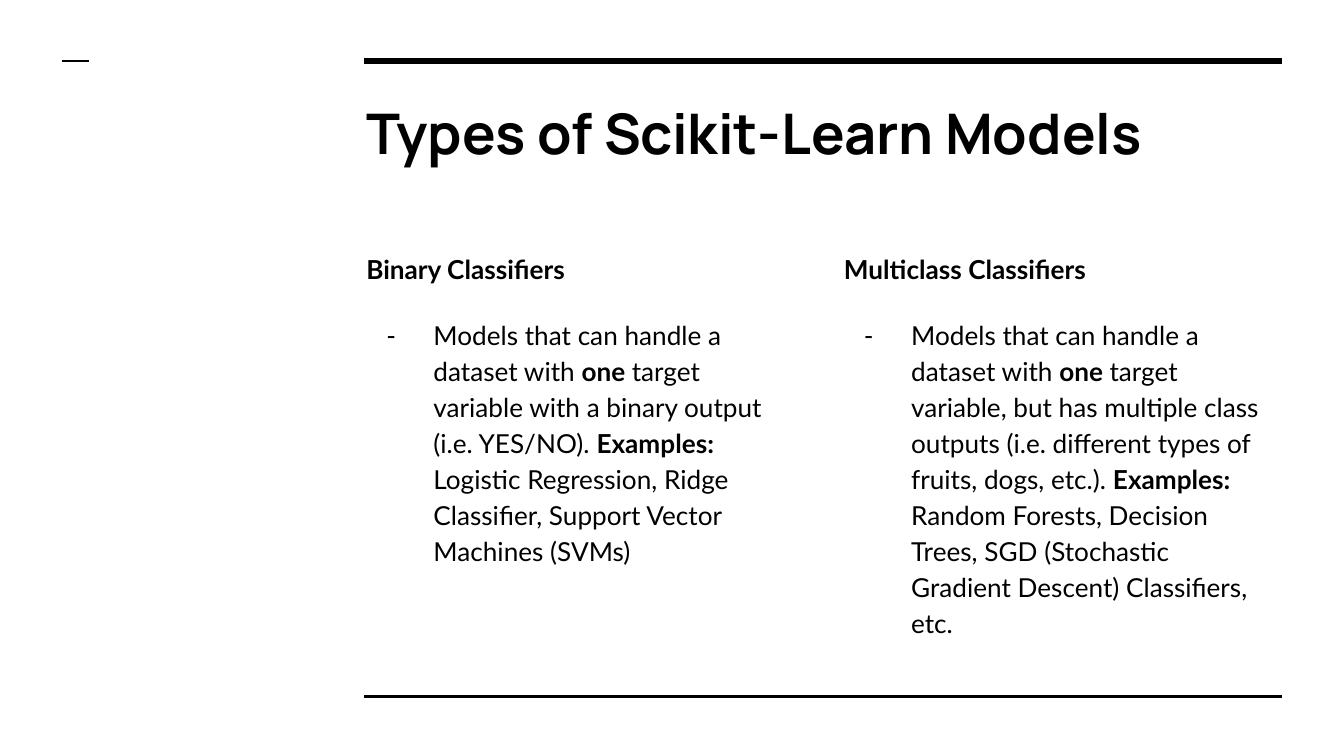
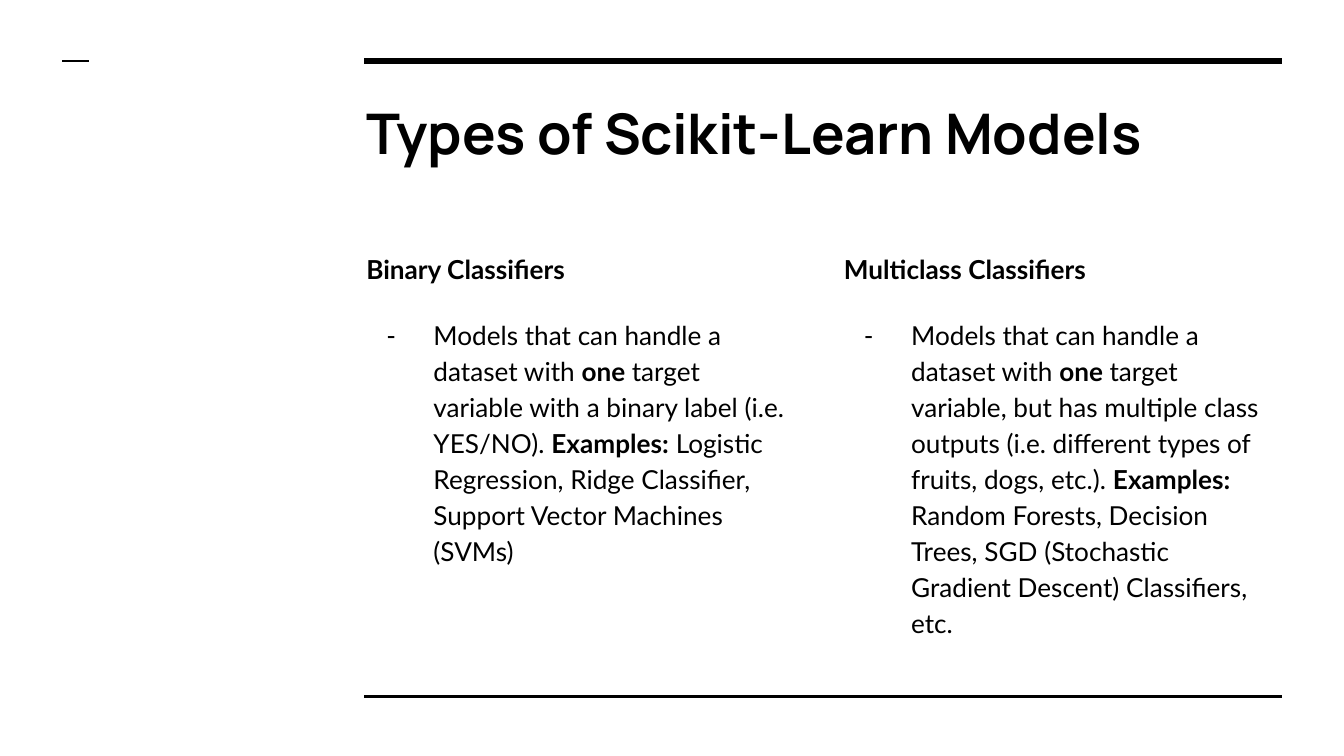
Before and after one commit to jfrank94/GDI_Sklearn_Lab, a slide deck: slide 13 of Intro to Scikit-Learn.pptx (slide 12 before the commit). Drawn at 1344x756 pixels with LibreOffice and Linux fonts; fonts in the diff are those of the drawing. Boxes give left, top, right and bottom in pixels: in the first picture for what was removed or moved away, otherwise in the second. Text is boxed around its words. In the diff, an @@ line names an element or a change of style, - is before the commit and + after.

```diff
--- a/Intro to Scikit-Learn.pptx
+++ b/Intro to Scikit-Learn.pptx
@@ text at (x1=433, y1=325, x2=784, y2=565): text changed @@
-– Models that can handle a dataset with one target variable with a binary output (i.e. YES/NO). Examples: Logistic Regression, Ridge Classifier, Support Vector Machines (SVMs)
+– Models that can handle a dataset with one target variable with a binary label (i.e. YES/NO). Examples: Logistic Regression, Ridge Classifier, Support Vector Machines (SVMs)
```
Also in this commit, not shown: 3 other slides changed, 1 slide added, 1 other file.
